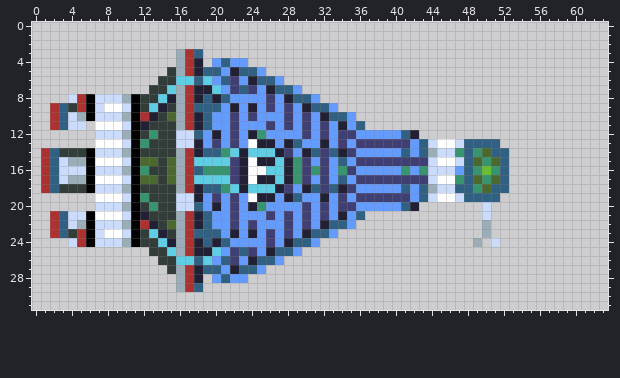
Pixel-art sprite, stored at scenes/ships/mercury.png. The first picture shows the starting point.
The file is 64x32 pixels.
Once edited:
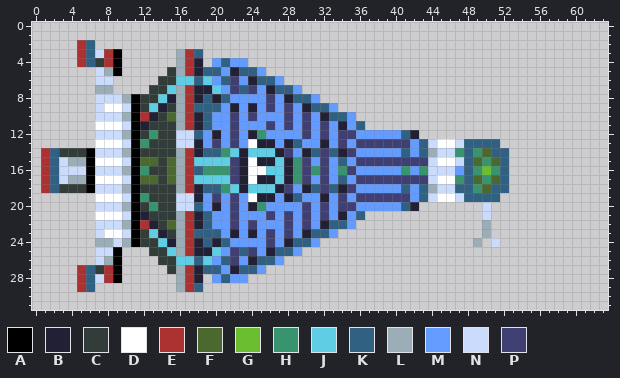
Palette (. is transparent): A #000000  B #222034  C #323c39  D #ffffff  E #ac3232  F #4b692f  G #6abe30  H #37946e  J #5fcde4  K #306082  L #9badb7  M #639bff  N #cbdbfc  P #3f3f74
The edit:
{"y":2,"x":5,"old":"..","new":"EK"}
{"y":3,"x":5,"old":".....","new":"EKNEA"}
{"y":4,"x":5,"old":".....","new":"EKCEA"}
{"y":5,"x":7,"old":"...","new":"NLA"}
{"y":6,"x":7,"old":"..","new":"NN"}
{"y":7,"x":7,"old":"..","new":"LL"}
{"y":8,"x":4,"old":"NEA","new":"..."}
{"y":9,"x":2,"old":"EKCEA","new":"....."}
{"y":10,"x":2,"old":"EKNLA","new":"....."}
{"y":11,"x":2,"old":"EKNN","new":"...."}
{"y":21,"x":2,"old":"EKNNA","new":"....."}
{"y":22,"x":2,"old":"EKNLA","new":"....."}
{"y":23,"x":2,"old":"EKCEA","new":"....."}
{"y":24,"x":4,"old":"NEANN","new":"...LL"}
{"y":25,"x":7,"old":"...","new":"NNA"}
{"y":26,"x":7,"old":"...","new":"NLA"}
{"y":27,"x":5,"old":".....","new":"EKCEA"}
{"y":28,"x":5,"old":".....","new":"EKNEA"}
{"y":29,"x":5,"old":"..","new":"EK"}
{"label":"changed","picture_box":[50,40,122,130]}
{"label":"changed","picture_box":[50,211,122,292]}
